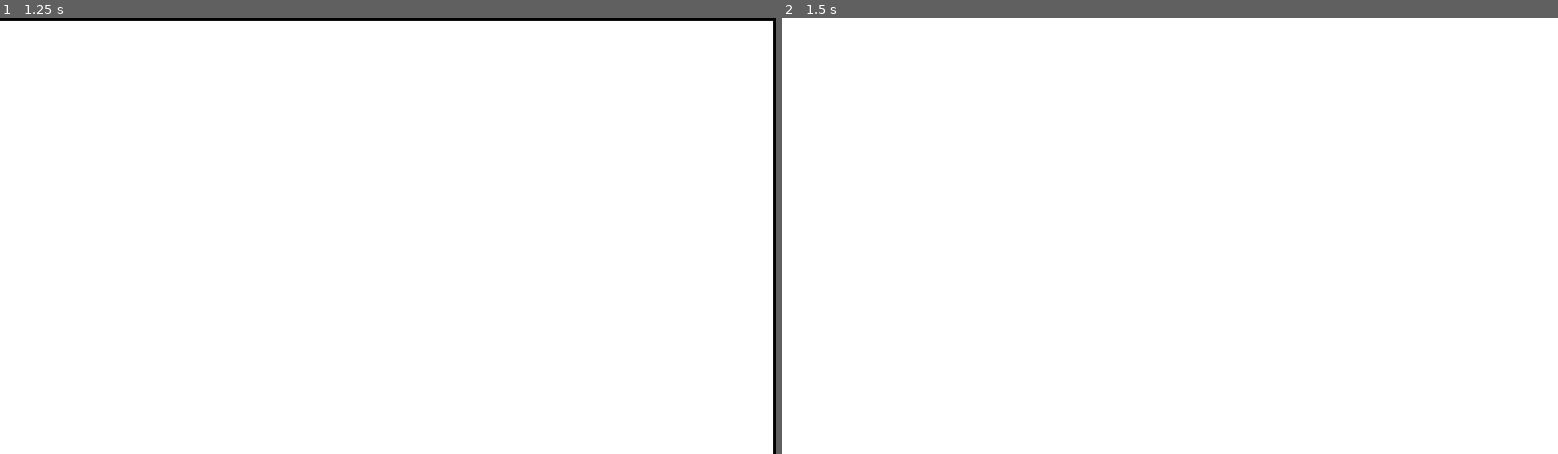
Above: before the commit, frames 1-2 (left to right).
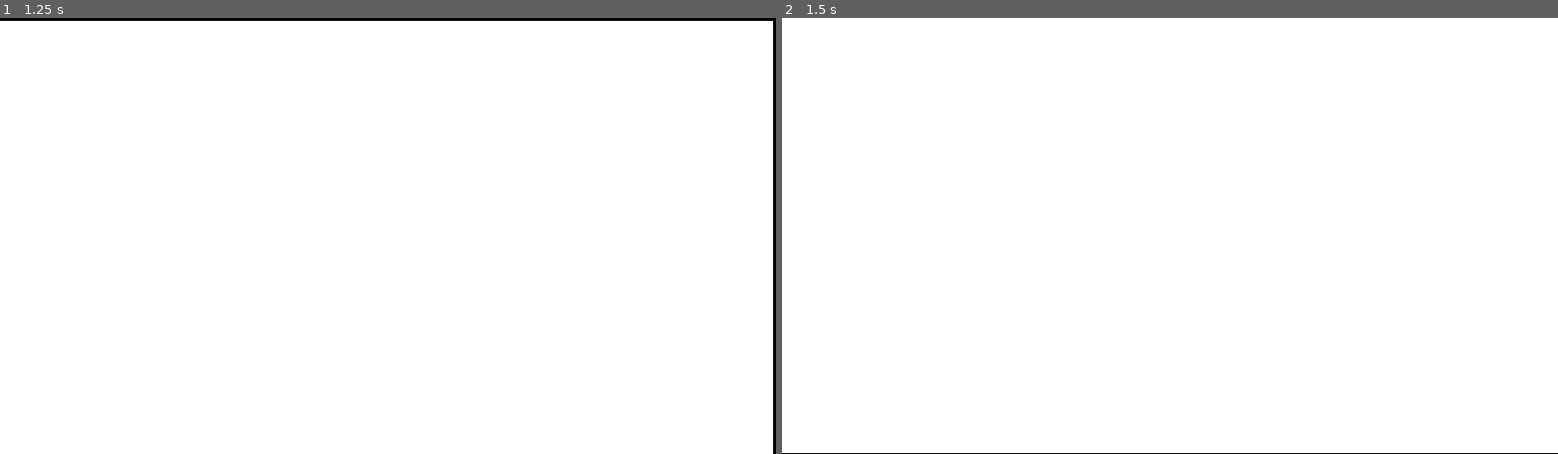
Above: after the commit, the same moments.

Repository: Sarunin/PMD-Dclient
Game: Godot game, scene res://scenes/scenes/MainMenu.tscn
Same seed, same stepped clock (60 frames per second), same inputs: the game is played once before the commit and once after it.
Inputs:
- Up to frame 1 (1.25 s): click "-- SERVER --" at 0.5 s
- Up to frame 2 (1.5 s): click "-- ENTER GAME --" at 1.25 s

Frame 1 is identical in both runs. In frame 2, 0.2% of the frame differs, in the area x 0-100%, y 99-100%.

Commit message:
Worked on UI and added usable database.

Diff:
--- /dev/null
+++ b/code/extra/database_manager.gd
@@ -0,0 +1,9 @@
+extends Node
+
+var pokemon
+
+func _ready():
+	var f = File.new()
+	f.open("res://resources/data/pokedex.res", 1) # 1 to read
+	pokemon = parse_json(f.get_as_text())
+	f.close()
--- a/code/game/entity.gd
+++ b/code/game/entity.gd
@@ -1,10 +1,18 @@
 extends Node2D
+
+
+signal died
+signal moved(last_pos, new_pos)
+
 
 
 var max_HP: int
 var HP: int setget HP_set, HP_get
 var max_SP: int = 100
 var SP: int setget SP_set, SP_get
+
+var level: int = 0
+
 
 var major_status setget major_status_set, major_status_get
 var minor_statuses: MinorStatusList
@@ -43,7 +51,8 @@
 
 
 func _on_death():
-	pass
+	emit_signal("died")
+
 
 
 func _on_SP_overflow():
--- /dev/null
+++ b/code/ui/label_value_pair.gd
@@ -0,0 +1,15 @@
+extends HBoxContainer
+
+var value: int = 0 setget value_set, value_get
+
+onready var label = $Label
+onready var value_label = $Value
+
+
+func value_set(new_value):
+	value_label.text = String(new_value)
+	value = new_value
+
+
+func value_get():
+	return value
--- /dev/null
+++ b/code/ui/stats.gd
@@ -0,0 +1,31 @@
+extends Control
+
+onready var stats_stats = $Menu/BaseBox/Stats
+onready var database_manager = get_node("/root/DatabaseManager")
+
+export(String) var test_name = "sylveon"
+
+func _ready():
+	test_stat(test_name)
+
+func update_stats(stats):
+	#stat stats
+	stats_stats.update_stats(stats)
+
+
+func test_stat(name):
+	var pokemon = database_manager.pokemon[name]
+	update_stats({
+		hp = pokemon.HP,
+		atk = pokemon.Atk,
+		def = pokemon.Def,
+		s_atk = pokemon.SAtk,
+		s_def = pokemon.SDef,
+		spd = pokemon.Spd,
+		atk_nature_multiplier = 1,
+		def_nature_multiplier = 1,
+		s_atk_nature_multiplier = 1,
+		s_def_nature_multiplier = 1,
+		spd_nature_multiplier = 1,
+		level = 50,
+	})
--- /dev/null
+++ b/code/ui/stats_stats.gd
@@ -0,0 +1,18 @@
+extends VBoxContainer
+
+
+onready var hp = $Hp
+onready var atk = $Atk
+onready var def = $Def
+onready var s_atk = $SAtk
+onready var s_def = $SDef
+onready var spd = $Spd
+
+
+func update_stats(stats):
+	hp.value = round((((2 * stats.hp + 31 + (255/4)) * stats.level)/100) + stats.level + 10)
+	atk.value = round(((((2 * stats.atk + 31 + (255/4)) * stats.level)/100) + 5) * stats.atk_nature_multiplier)
+	def.value = round(((((2 * stats.def + 31 + (255/4)) * stats.level)/100) + 5) * stats.def_nature_multiplier)
+	s_atk.value = round(((((2 * stats.s_atk + 31 + (255/4)) * stats.level)/100) + 5) * stats.s_atk_nature_multiplier)
+	s_def.value = round(((((2 * stats.s_def + 31 + (255/4)) * stats.level)/100) + 5) * stats.s_def_nature_multiplier)
+	spd.value = round(((((2 * stats	.spd + 31 + (255/4)) * stats.level)/100) + 5) * stats.spd_nature_multiplier)
--- a/project.godot
+++ b/project.godot
@@ -47,6 +47,10 @@
 config/name="PMD&Dclient"
 run/main_scene="res://scenes/scenes/MainMenu.tscn"
 
+[autoload]
+
+DatabaseManager="*res://code/extra/database_manager.gd"
+
 [display]
 
 window/size/width=1280
--- a/resources/Atlas/pkmn_char.tres
+++ b/resources/Atlas/pkmn_char.tres
@@ -2,9 +2,6 @@
 
 [ext_resource path="res://resources/Sprites/pkmn_base.png" type="Texture" id=1]
 
-
-
-
 [resource]
 atlas = ExtResource( 1 )
 region = Rect2( 32, 0, 32, 32 )
--- a/scenes/scenes/GameScene.tscn
+++ b/scenes/scenes/GameScene.tscn
@@ -28,14 +28,6 @@
 [ext_resource path="res://resources/Themes/console_menu_theme.tres" type="Theme" id=26]
 [ext_resource path="res://code/ui/pause_scene.gd" type="Script" id=27]
 
-
-
-
-
-
-
-
-
 [node name="Root" type="Node2D"]
 
 [node name="UI" type="Control" parent="."]
@@ -450,6 +442,7 @@
 }
 
 [node name="Stats" parent="UI/TabInfo" instance=ExtResource( 24 )]
+test_name = "umbreon"
 
 [node name="IQ\'s" type="Control" parent="UI/TabInfo"]
 visible = false
@@ -1369,6 +1362,8 @@
 material = ExtResource( 5 )
 anchor_right = 1.0
 anchor_bottom = 1.0
+margin_top = -1.16635
+margin_bottom = -1.16638
 mouse_filter = 2
 __meta__ = {
 "_edit_use_anchors_": false
--- a/scenes/ui/Stats.tscn
+++ b/scenes/ui/Stats.tscn
@@ -1,11 +1,11 @@
-[gd_scene load_steps=4 format=2]
+[gd_scene load_steps=7 format=2]
 
 [ext_resource path="res://resources/Themes/Lable_separator.tres" type="StyleBox" id=1]
 [ext_resource path="res://resources/FontFiles/yhingfont.tres" type="DynamicFont" id=2]
 [ext_resource path="res://code/ui/stat_changes.gd" type="Script" id=3]
-
-
-
+[ext_resource path="res://scenes/ui/snippets/LabelValuePair.tscn" type="PackedScene" id=4]
+[ext_resource path="res://code/ui/stats_stats.gd" type="Script" id=11]
+[ext_resource path="res://code/ui/stats.gd" type="Script" id=12]
 
 [node name="Stats" type="Control"]
 anchor_right = 1.0
@@ -14,6 +14,7 @@
 margin_top = 32.0
 margin_right = -3.0
 margin_bottom = -3.0
+script = ExtResource( 12 )
 __meta__ = {
 "_edit_use_anchors_": false
 }
@@ -96,6 +97,8 @@
 [node name="Stats" type="VBoxContainer" parent="Menu/BaseBox"]
 margin_right = 126.0
 margin_bottom = 123.0
+size_flags_horizontal = 3
+script = ExtResource( 11 )
 
 [node name="LabelStats" type="Label" parent="Menu/BaseBox/Stats"]
 margin_right = 126.0
@@ -107,10 +110,125 @@
 "_edit_use_anchors_": false
 }
 
+[node name="Hp" parent="Menu/BaseBox/Stats" instance=ExtResource( 4 )]
+margin_left = 0.0
+margin_top = 19.0
+margin_right = 126.0
+margin_bottom = 33.0
+
+[node name="Label" parent="Menu/BaseBox/Stats/Hp" index="0"]
+margin_left = 0.0
+margin_top = 0.0
+margin_right = 66.0
+margin_bottom = 14.0
+text = "HP"
+
+[node name="Value" parent="Menu/BaseBox/Stats/Hp" index="1"]
+margin_left = 70.0
+margin_top = 0.0
+margin_right = 126.0
+margin_bottom = 14.0
+
+[node name="Atk" parent="Menu/BaseBox/Stats" instance=ExtResource( 4 )]
+margin_left = 0.0
+margin_top = 37.0
+margin_right = 126.0
+margin_bottom = 51.0
+
+[node name="Label" parent="Menu/BaseBox/Stats/Atk" index="0"]
+margin_left = 0.0
+margin_top = 0.0
+margin_right = 66.0
+margin_bottom = 14.0
+text = "ATK"
+
+[node name="Value" parent="Menu/BaseBox/Stats/Atk" index="1"]
+margin_left = 70.0
+margin_top = 0.0
+margin_right = 126.0
+margin_bottom = 14.0
+
+[node name="Def" parent="Menu/BaseBox/Stats" instance=ExtResource( 4 )]
+margin_left = 0.0
+margin_top = 55.0
+margin_right = 126.0
+margin_bottom = 69.0
+
+[node name="Label" parent="Menu/BaseBox/Stats/Def" index="0"]
+margin_left = 0.0
+margin_top = 0.0
+margin_right = 66.0
+margin_bottom = 14.0
+text = "DEF"
+
+[node name="Value" parent="Menu/BaseBox/Stats/Def" index="1"]
+margin_left = 70.0
+margin_top = 0.0
+margin_right = 126.0
+margin_bottom = 14.0
+
+[node name="SAtk" parent="Menu/BaseBox/Stats" instance=ExtResource( 4 )]
+margin_left = 0.0
+margin_top = 73.0
+margin_right = 126.0
+margin_bottom = 87.0
+
+[node name="Label" parent="Menu/BaseBox/Stats/SAtk" index="0"]
+margin_left = 0.0
+margin_top = 0.0
+margin_right = 66.0
+margin_bottom = 14.0
+text = "S.ATK"
+
+[node name="Value" parent="Menu/BaseBox/Stats/SAtk" index="1"]
+margin_left = 70.0
+margin_top = 0.0
+margin_right = 126.0
+margin_bottom = 14.0
+
+[node name="SDef" parent="Menu/BaseBox/Stats" instance=ExtResource( 4 )]
+margin_left = 0.0
+margin_top = 91.0
+margin_right = 126.0
+margin_bottom = 105.0
+
+[node name="Label" parent="Menu/BaseBox/Stats/SDef" index="0"]
+margin_left = 0.0
+margin_top = 0.0
+margin_right = 66.0
+margin_bottom = 14.0
+text = "S.DEF"
+
+[node name="Value" parent="Menu/BaseBox/Stats/SDef" index="1"]
+margin_left = 70.0
+margin_top = 0.0
+margin_right = 126.0
+margin_bottom = 14.0
+
+[node name="Spd" parent="Menu/BaseBox/Stats" instance=ExtResource( 4 )]
+margin_left = 0.0
+margin_top = 109.0
+margin_right = 126.0
+margin_bottom = 123.0
+
+[node name="Label" parent="Menu/BaseBox/Stats/Spd" index="0"]
+margin_left = 0.0
+margin_top = 0.0
+margin_right = 66.0
+margin_bottom = 14.0
+text = "SPD"
+
+[node name="Value" parent="Menu/BaseBox/Stats/Spd" index="1"]
+margin_left = 70.0
+margin_top = 0.0
+margin_right = 126.0
+margin_bottom = 14.0
+
 [node name="StatsValues" type="HBoxContainer" parent="Menu/BaseBox/Stats"]
-margin_top = 19.0
-margin_right = 126.0
-margin_bottom = 123.0
+visible = false
+margin_top = 91.0
+margin_right = 126.0
+margin_bottom = 195.0
 __meta__ = {
 "_edit_use_anchors_": false
 }
@@ -219,6 +337,7 @@
 margin_right = 372.0
 margin_bottom = 123.0
 size_flags_horizontal = 3
+size_flags_stretch_ratio = 3.0
 
 [node name="Label" type="Label" parent="Menu/BaseBox/Nature&Other"]
 margin_right = 242.0
@@ -375,6 +494,7 @@
 margin_left = 376.0
 margin_right = 502.0
 margin_bottom = 123.0
+size_flags_horizontal = 3
 
 [node name="LabelStats" type="Label" parent="Menu/BaseBox/Presence"]
 margin_right = 126.0
@@ -653,3 +773,15 @@
 margin_bottom = 68.0
 text = "• • • • • •"
 align = 1
+
+[editable path="Menu/BaseBox/Stats/Hp"]
+
+[editable path="Menu/BaseBox/Stats/Atk"]
+
+[editable path="Menu/BaseBox/Stats/Def"]
+
+[editable path="Menu/BaseBox/Stats/SAtk"]
+
+[editable path="Menu/BaseBox/Stats/SDef"]
+
+[editable path="Menu/BaseBox/Stats/Spd"]
--- /dev/null
+++ b/scenes/ui/snippets/LabelValuePair.tscn
@@ -0,0 +1,52 @@
+[gd_scene load_steps=2 format=2]
+
+[sub_resource type="GDScript" id=1]
+script/source = "extends HBoxContainer
+
+var value: int = 0 setget value_set, value_get
+
+onready var label = $Label
+onready var value_label = $Value
+
+
+func value_set(new_value):
+	value_label.text = String(new_value)
+	value = new_value
+
+
+func value_get():
+	return value
+"
+
+[node name="LabelValuePair" type="HBoxContainer"]
+margin_left = -1.0
+margin_top = 1.0
+margin_right = 151.0
+margin_bottom = 41.0
+alignment = 1
+script = SubResource( 1 )
+__meta__ = {
+"_edit_use_anchors_": false
+}
+
+[node name="Label" type="Label" parent="."]
+margin_left = 13.0
+margin_top = 13.0
+margin_right = 79.0
+margin_bottom = 27.0
+rect_min_size = Vector2( 66, 0 )
+size_flags_stretch_ratio = 5.0
+text = "Label"
+align = 1
+__meta__ = {
+"_edit_use_anchors_": false
+}
+
+[node name="Value" type="Label" parent="."]
+margin_left = 83.0
+margin_top = 13.0
+margin_right = 139.0
+margin_bottom = 27.0
+rect_min_size = Vector2( 56, 0 )
+text = "0"
+align = 1
Not shown, added: resources/data/pokedex.res
